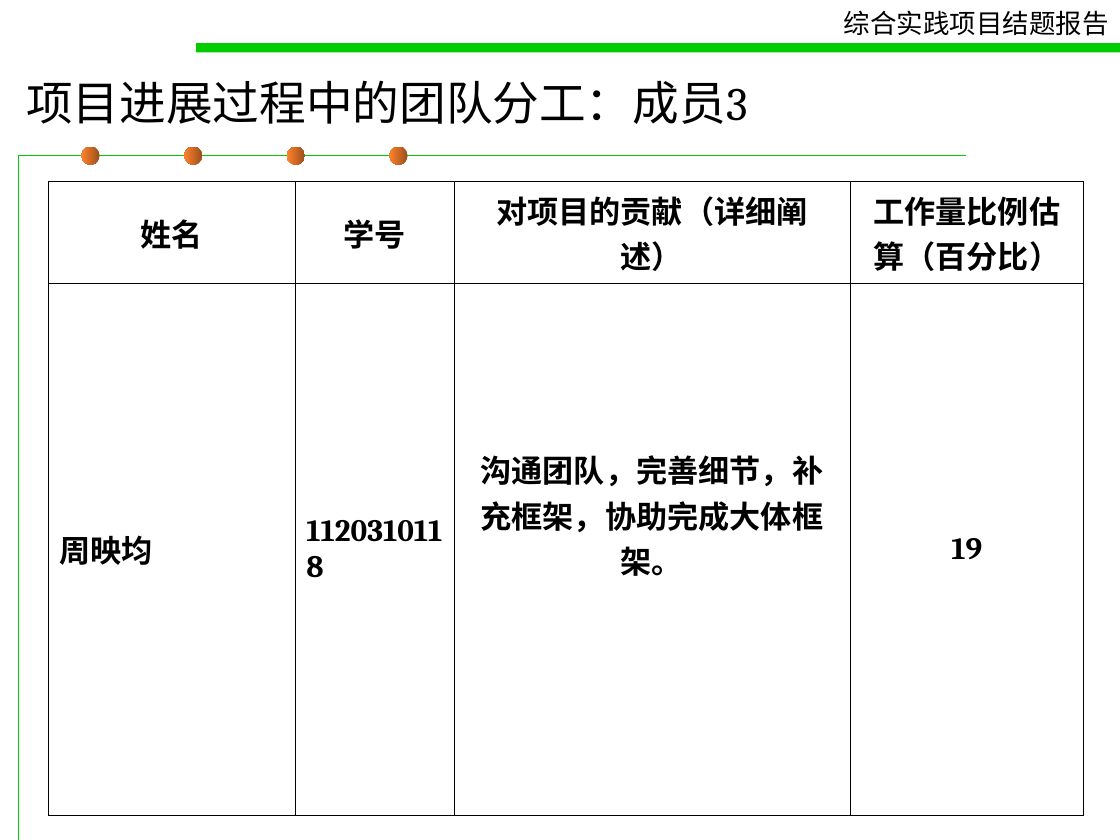
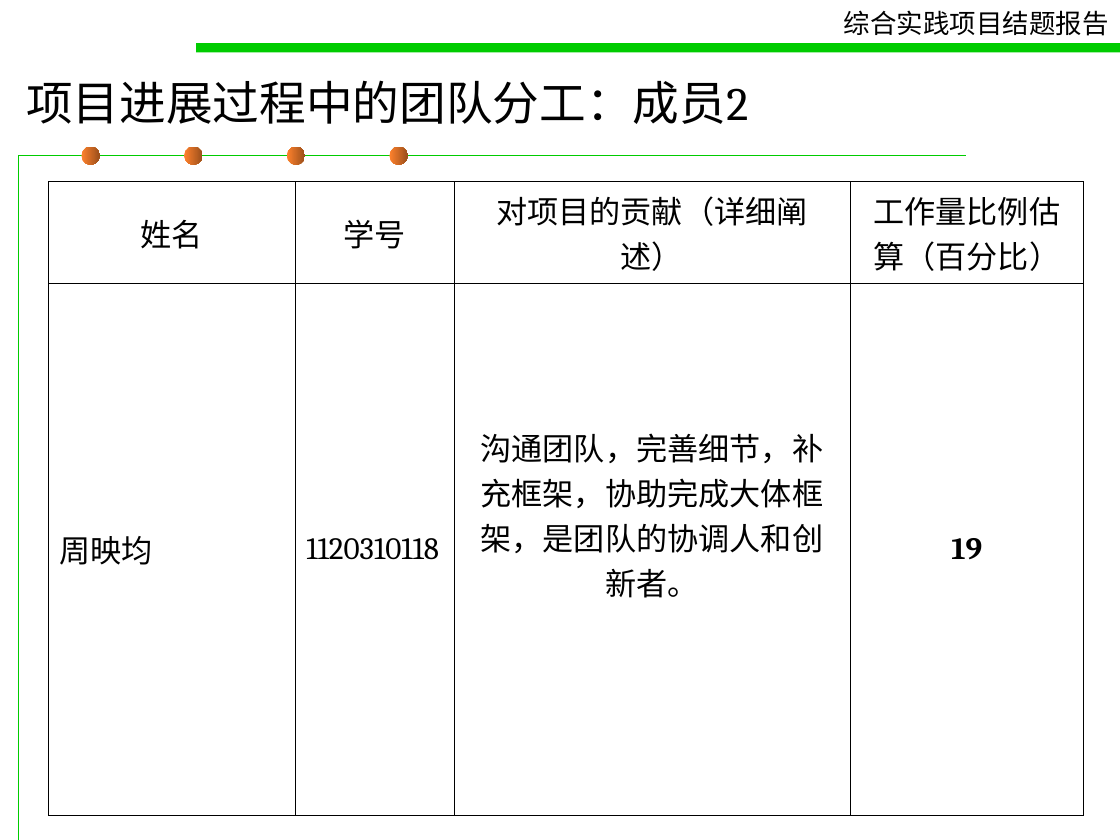
Before and after one commit to pokerG/Gmail-attachment-extension, a slide deck: slide 7 of doc/concludingreport.ppt (slide 8 before the commit). Drawn at 1120x840 pixels with LibreOffice and Linux fonts; fonts in the diff are those of the drawing. Boxes give left, top, right and bottom in pixels: in the first picture for what was removed or moved away, otherwise in the second. Text is boxed around its words. In the diff, an @@ line names an element or a change of style, - is before the commit and + after.

```diff
--- a/doc/concludingreport.ppt
+++ b/doc/concludingreport.ppt
@@ title at [26,80,748,124]: text changed @@
-项目进展过程中的团队分工：成员3
+项目进展过程中的团队分工：成员2
@@ fill gradient #9B4F1B to #FF822D to gradient #FF822D to #9B4F1B in 4 elements at [82,147,100,165], [184,147,202,165], [287,147,305,165], [390,147,408,165] @@
@@ table at [48,181,1083,799] @@
-row 2, column 3: 沟通团队，完善细节，补充框架，协助完成大体框架。
+row 2, column 3: 沟通团队，完善细节，补充框架，协助完成大体框架，是团队的协调人和创新者。
@@ bold off in "姓名", "学号", "对项目的贡献（详细阐述）", "工作量比例估算（百分比）" and 2 more places @@
```
Also in this commit, not shown: 25 other slides changed, 3 slides added.
